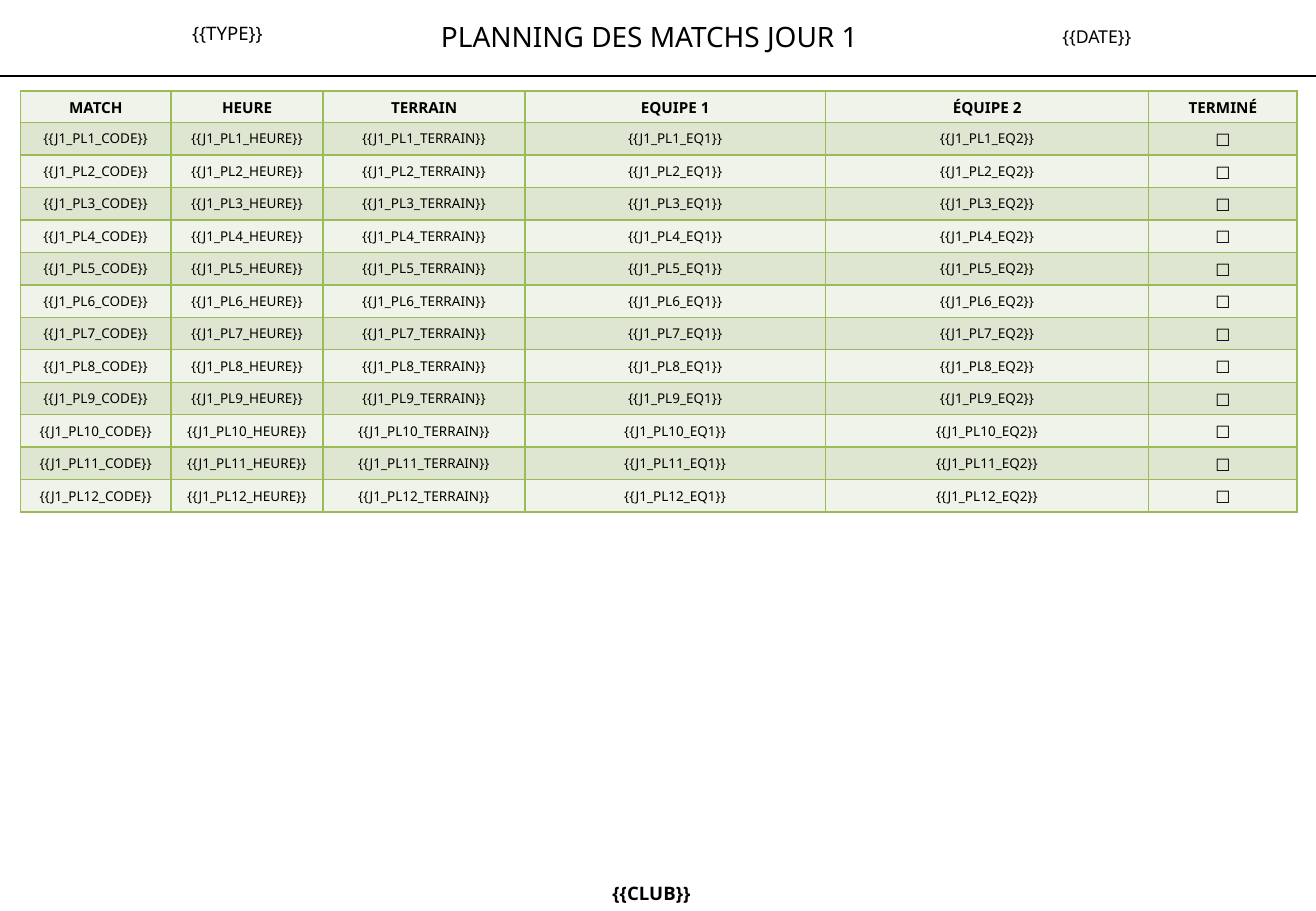
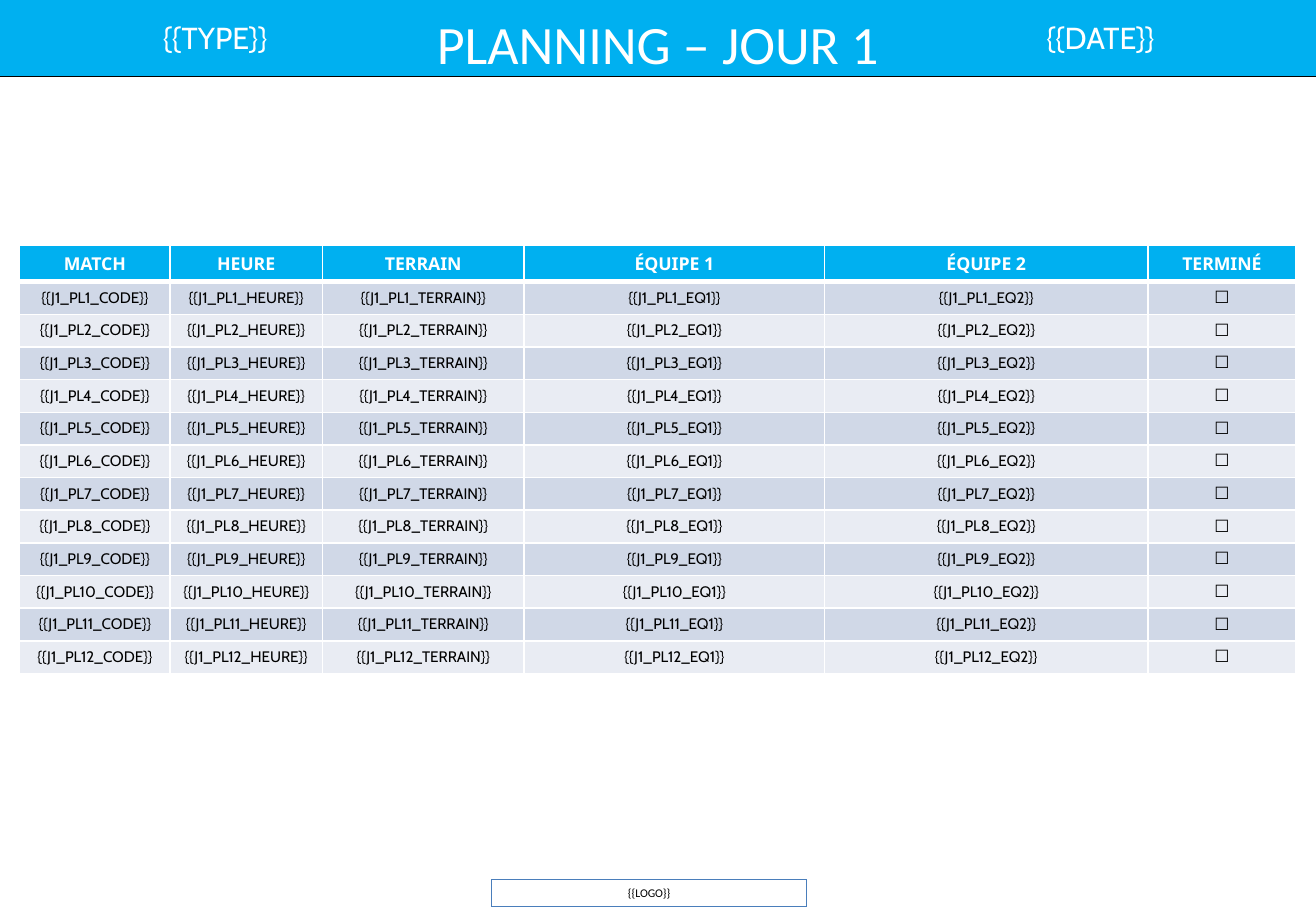
Before and after one commit to remidifranciaperso-bit/tournament-manager, a slide deck: slide 14 of templates bleus/Template_24_poules_3J.pptx (slide 12 before the commit). Drawn at 1316x911 pixels with LibreOffice and Linux fonts; fonts in the diff are those of the drawing. Boxes give left, top, right and bottom in pixels: in the first picture for what was removed or moved away, otherwise in the second. Text is boxed around its words. In the diff, an @@ line names an element or a change of style, - is before the commit and + after.

```diff
--- a/templates bleus/Template_24_poules_3J.pptx
+++ b/templates bleus/Template_24_poules_3J.pptx
@@ text "{{TYPE}}" at bbox=[163, 26, 267, 53]: size 11 to 18 pt, font Noto Sans to Cabin, text colour #000000 to #FFFFFF @@
@@ rectangle added at bbox=[0, 0, 1316, 77], fill #00B0F0, outline #000000 1 pt @@
@@ text at bbox=[437, 29, 878, 78]: text changed; size 16.5 to 32 pt; font Noto Sans to Calibri; text colour #000000 to #FFFFFF @@
-PLANNING DES MATCHS JOUR 1
+PLANNING – JOUR 1
@@ text "{{DATE}}": place and size @@
-text "{{DATE}}" at bbox=[1062, 30, 1131, 46]
+text "{{DATE}}" at bbox=[1046, 26, 1154, 53]
@@ text "{{DATE}}" at bbox=[1046, 26, 1154, 53]: size 10.5 to 18 pt, font Noto Sans to Cabin, text colour #000000 to #FFFFFF @@
@@ line removed from (0, 75) to (1316, 75) @@
@@ table at bbox=[19, 245, 1295, 669] @@
-row 1, column 4: EQUIPE 1
+row 1, column 4: ÉQUIPE 1
@@ fill #EFF3EA to #00B0F0 in row 1 @@
@@ fill #DEE7D1 to #D0D8E8 in 36 cells @@
@@ fill #EFF3EA to #E9EDF4 in 36 cells @@
@@ size 9 to 10.5 pt, text colour #000000 to #FFFFFF in "MATCH", "HEURE", "TERRAIN", "ÉQUIPE 2" and 1 more places @@
@@ size 8 to 9 pt, font Noto Sans to Cabin @@
@@ font Noto Sans to Calibri in "☐", "☐", "☐", "☐" and 8 more places @@
@@ borders changed @@
@@ table: place and size @@
-table at bbox=[21, 91, 1297, 512]
+table at bbox=[19, 245, 1295, 669]
@@ rectangle added at bbox=[492, 880, 808, 906], outline #4B7EBC 0 pt, 7 pt, text #000000 @@
+{{LOGO}}
@@ text removed at bbox=[612, 886, 690, 903] @@
-{{CLUB}}
```
Also in this commit, not shown: 15 other slides changed, 2 slides added, 1 slide removed, 8 other files.
